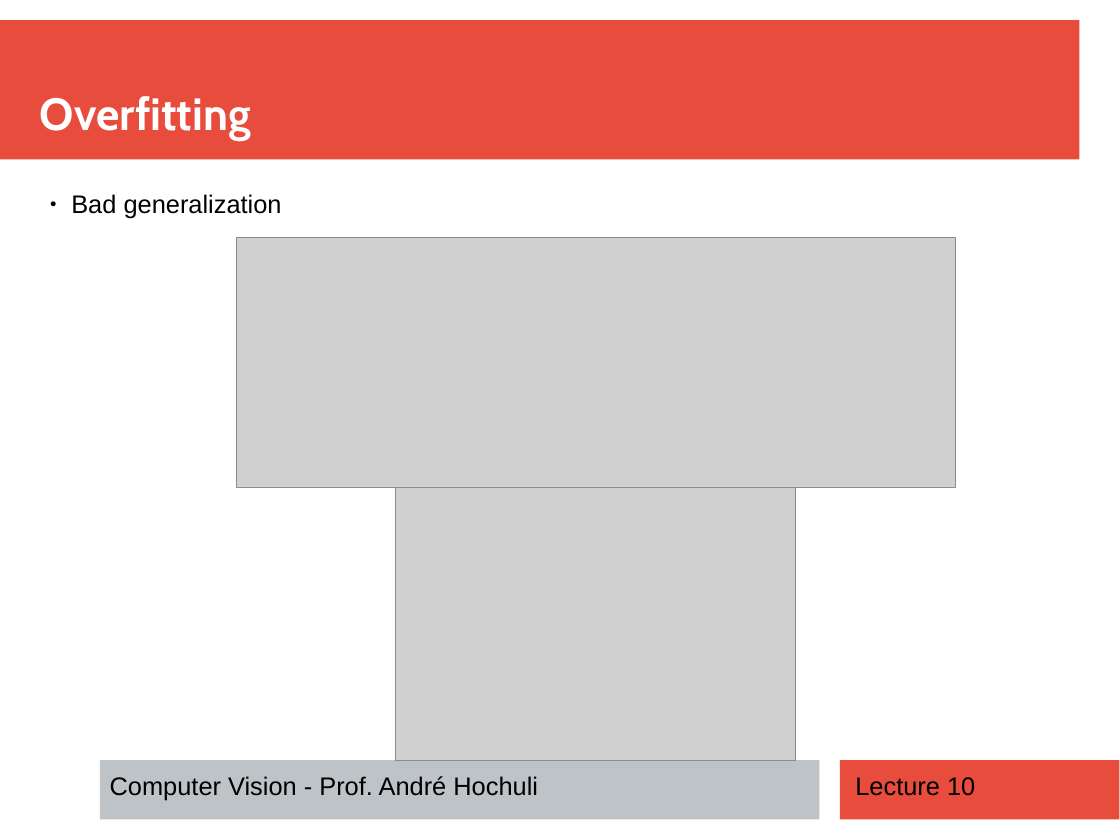
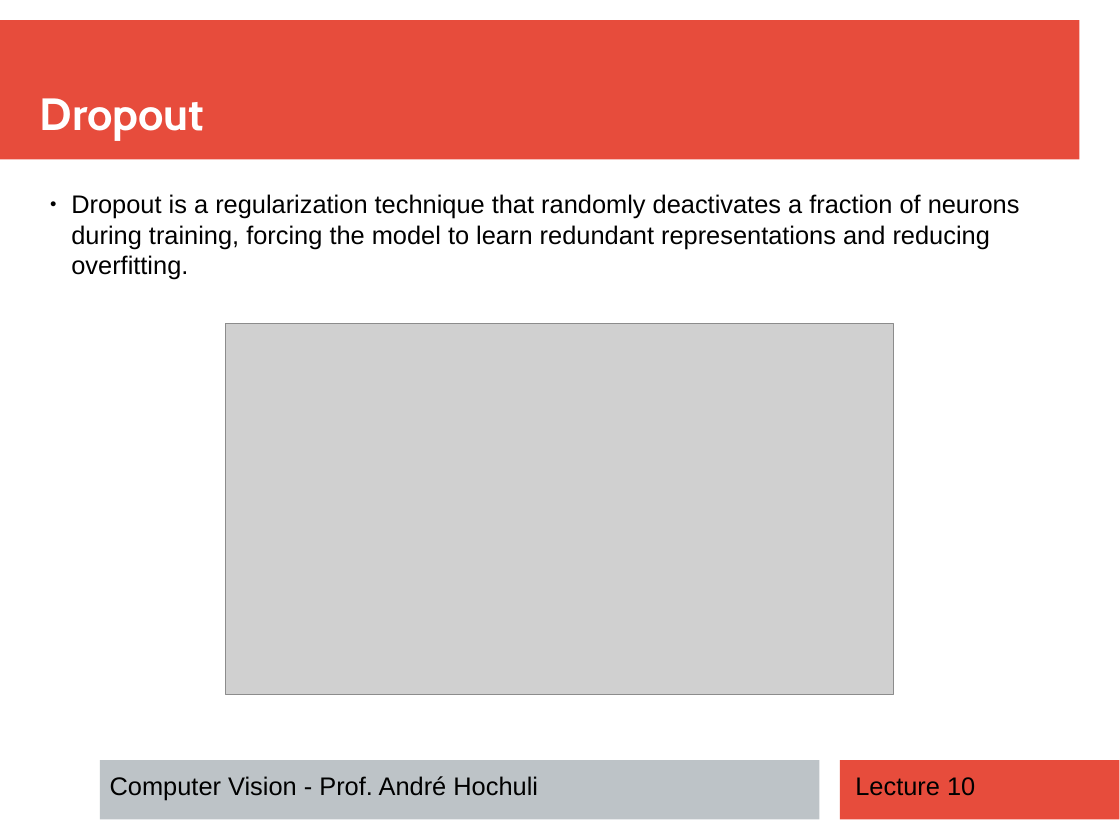
Before and after one commit to andrehochuli/teaching, a slide deck: slide 13 of ComputerVision/Lecture 07 - CNN Implementation/Lecture 07 -CNN Architecture.pptx. Drawn at 1120x840 pixels with LibreOffice and Linux fonts; fonts in the diff are those of the drawing; grey boxes stand for pictures. Boxes give left, top, right and bottom in pixels: in the first picture for what was removed or moved away, otherwise in the second. Text is boxed around its words. In the diff, an @@ line names an element or a change of style, - is before the commit and + after.

```diff
--- a/ComputerVision/Lecture 07 - CNN Implementation/Lecture 07 -CNN Architecture.pptx
+++ b/ComputerVision/Lecture 07 - CNN Implementation/Lecture 07 -CNN Architecture.pptx
@@ text at (40, 98, 204, 141): text changed @@
-Overfitting
+Dropout
@@ text at (71, 194, 1020, 280): text changed @@
-● Bad generalization
+● Dropout is a regularization technique that randomly deactivates a fraction of neurons during training, forcing the model to learn redundant representations and reducing overfitting.
@@ picture removed at (236, 238, 955, 488) @@
@@ picture added at (226, 323, 894, 694) @@
@@ picture removed at (396, 460, 797, 760) @@
```
Also in this commit, not shown: 3 other slides changed, 1 slide added, 1 other file.
